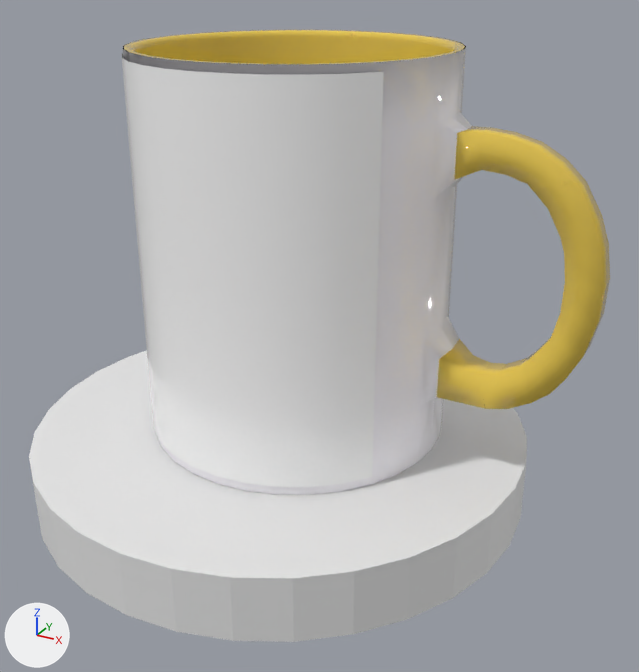
Two versions of the glTF model Texturas.glb, one commit apart.
Rendered twice from a 50 mm camera at (2.73, -3.08, 2.13) aimed at (1.08, -0.09, 0.64). Lighting does not change. The marker at lower left points along +X, +Y and +Z. The picture after the commit comes second. Where no turn or scale is listed for an object, it has been applied to the vertices.

The scene before the commit, as lines of its bpy script (objects in view):
```python
mat_cor_base = principled_material('Cor_Base.')
mat_cor_base.base_color = (0.8, 0.8, 0.8)  # white #e7e7e7
mat_cor_base.roughness = 0.628
me_cilindro_005 = bpy.data.meshes.new('Cilindro.005')
me_cilindro_005.from_pydata(...)  # 980 vertices, 1896 faces; spans x -1.93..1.0, y -1.0..1.0, z -1.04..1.04
# faces by material slot: [260, 558, 1078]
me_cilindro_005.materials.append(mat_textura)  # white #ffffff
me_cilindro_005.materials.append(mat_caneca)  # white #fcfaff
me_cilindro_005.materials.append(mat_cor_caneca)  # yellow #e7c750
me_cilindro_008 = bpy.data.meshes.new('Cilindro.008')
me_cilindro_008.from_pydata(...)  # 64 vertices, 124 faces; spans x -1.09..1.09, y -1.08..1.08, z -0.14..0.14
me_cilindro_008.materials.append(mat_cor_base)  # white #e7e7e7
ob_cilindro = bpy.data.objects.new('Cilindro', me_cilindro_008)
ob_cilindro.location = (0.884, -0.095, 0.038)
ob_cilindro_001 = bpy.data.objects.new('Cilindro.001', me_cilindro_005)
ob_cilindro_001.location = (0.925, 0.0, 0.981)
ob_cilindro_001.scale = (-0.656, -0.656, -0.784)
```
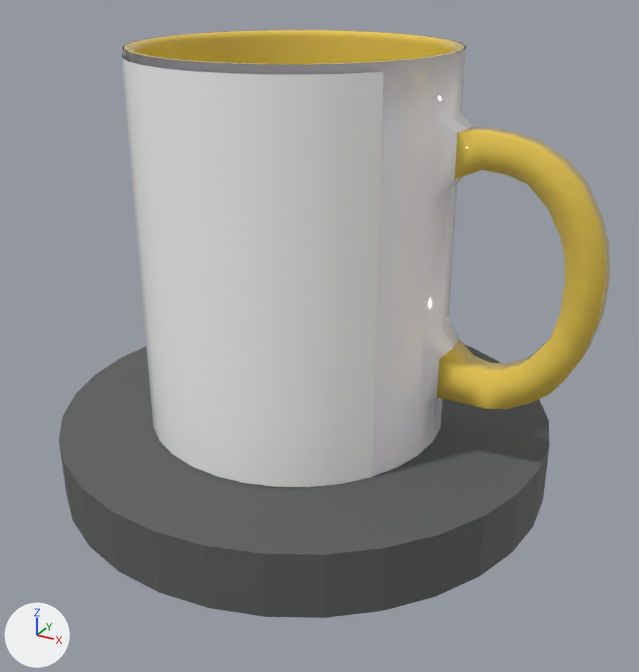
The edits, one by one:
Material 'Cor_Base.' (mat_cor_base) changes colour from white #e7e7e7 to dark grey #5c5e5e; in linear values from (0.8, 0.8, 0.8) to (0.108, 0.113, 0.113).
Object 'Cilindro' (ob_cilindro) moves from (0.884, -0.095, 0.038) to (0.944, 0.024, 0.078).

Pixel boxes [x1, y1, x2, y2] of what changed, in the pictures (639 x 672 px):
'Cilindro', recoloured, moved: before [29, 351, 527, 642]; after [59, 344, 549, 618]
